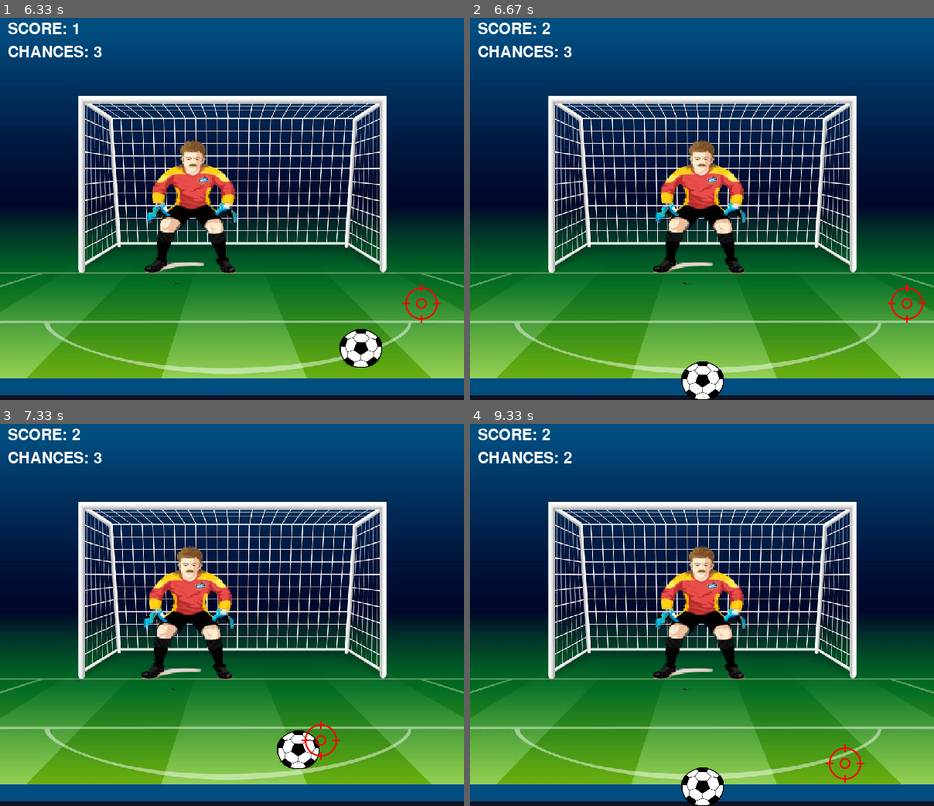
Above: before the commit, frames 1-4 (two rows, left to right).
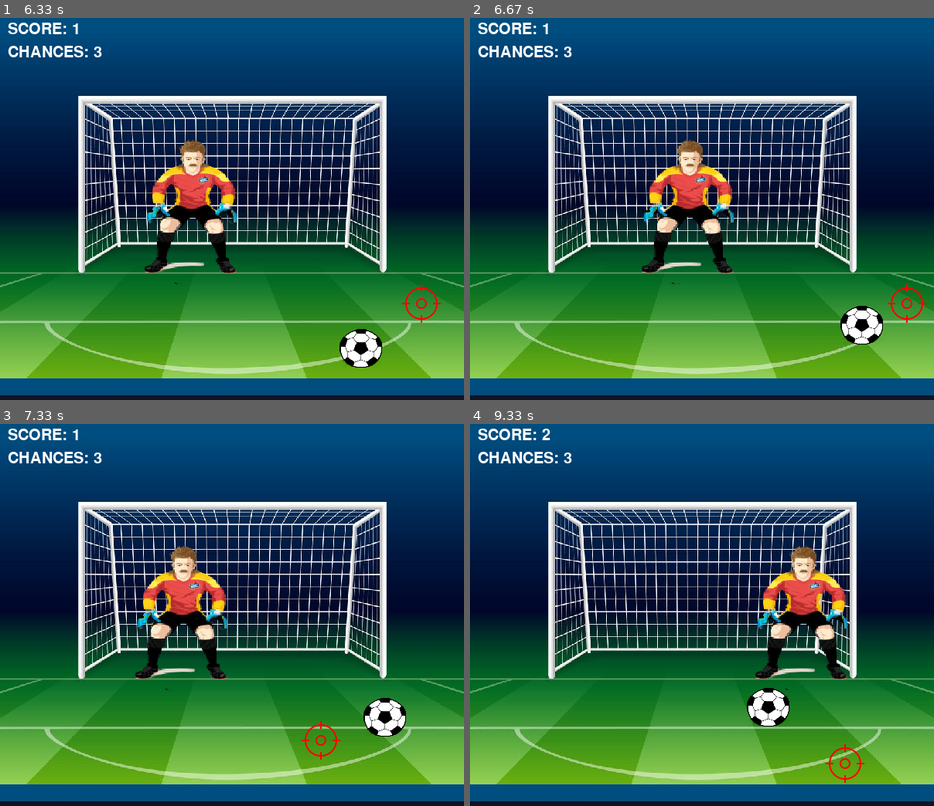
Above: after the commit, the same moments.

Repository: guijakutis/Projeto-pygame
Game: pygame game, started from jogo_de_penalti.py
The game is run twice, just before and just after one commit, with the same random seed, the same clock (stepped at 60 frames per second) and the same inputs.
Inputs:
- Up to frame 1 (6.33 s): tap Space at 0.33, 0.73, 1.03, 1.23, 1.57, 1.87, 2.07, 2.37, 2.63, 2.97, 3.27, 3.4, 3.8, 4.1, 4.47, 4.87, 5.17, 5.37, 5.67, 5.87, 6.2 s; hold Right 0.67-1.13 s; hold Up 1.17-1.47 s; hold Right 1.5-1.97 s; hold Left 2-2.53 s; hold Down 2.57-2.87 s; hold Left 2.9-3.3 s; hold Up 3.33-3.7 s; hold Right 3.73-4.37 s; hold Down 4.4-4.77 s; hold Left 4.8-5.27 s; hold Right 5.3-5.77 s; hold Up 5.8-6.1 s; hold Right from 6.13 s (still down)
- Up to frame 2 (6.67 s): tap Space at 6.5 s; release Right at 6.6 s; hold Left from 6.63 s (still down)
- Up to frame 3 (7.33 s): tap Space at 6.7, 7, 7.27 s; release Left at 7.17 s; hold Down from 7.2 s (still down)
- Up to frame 4 (9.33 s): release Down at 7.5 s; hold Left 7.53-7.93 s; tap Space at 7.6, 7.9, 8.03, 8.43, 8.73, 9.1 s; hold Up 7.97-8.33 s; hold Right 8.37-9 s; hold Down from 9.03 s (still down)

Frame 1 is identical in both runs. In frame 2, 5.7% of the frame differs, in the area x 15-89%, y 1-100%; in frame 3, 4.6%; in frame 4, 8.2%, in the area x 20-82%, y 7-100%.

Commit message:
quase pronto

Diff:
--- a/jogo_de_penalti.py
+++ b/jogo_de_penalti.py
@@ -92,6 +92,7 @@
         pygame.sprite.Sprite.__init__(self)
 
         self.image = img
+        self.mask = pygame.mask.from_surface(self.image)
         self.rect = self.image.get_rect()
         self.rect.centerx = gk_x
         self.rect.centery = gk_y
@@ -119,6 +120,7 @@
         pygame.sprite.Sprite.__init__(self)
 
         self.image = img
+        self.mask = pygame.mask.from_surface(self.image)
         self.rect = self.image.get_rect()
         self.rect.centerx = WIDTH / 2
         self.rect.bottom = HEIGHT - 10
@@ -206,13 +208,13 @@
     all_sprites.update()
 
     if state == PLAYING:
-        hits = pygame.sprite.spritecollide(gk, all_ball, True)
+        hits = pygame.sprite.spritecollide(gk, all_ball, True, pygame.sprite.collide_mask)
         if len(hits) > 0 or ball.rect.right == WIDTH or ball.rect.left == 0:
             ball.kill()
             lives -= 1
             hits *= 0
             state = MISSING
-        elif ball.rect.top == 130 or ball.rect.right == WIDTH - 86 or ball.rect.left == 70:
+        elif ball.rect.top == 130 and ball.rect.left >= 80:
             score += 1
             state = PLAYING
             gk.speedx = 0
@@ -225,7 +227,33 @@
             ball.rect.centery = HEIGHT - 20
             all_sprites.add(ball)
             all_ball.add(ball)
-        elif ball.rect.top == 130 or ball.rect.right == WIDTH - 95 or ball.rect.left == 80:
+        elif ball.rect.top == 130 and ball.rect.right <= WIDTH - 95:
+            score += 1
+            state = PLAYING
+            gk.speedx = 0
+            gk.speedy = 0
+            gk.rect.centerx = 280
+            gk.rect.centery = 255
+            ball.speedx = 0
+            ball.speedy = 0
+            ball.rect.centerx = WIDTH / 2
+            ball.rect.centery = HEIGHT - 20
+            all_sprites.add(ball)
+            all_ball.add(ball)
+        elif ball.rect.top >= 130 and ball.rect.right == WIDTH - 95:
+            score += 1
+            state = PLAYING
+            gk.speedx = 0
+            gk.speedy = 0
+            gk.rect.centerx = 280
+            gk.rect.centery = 255
+            ball.speedx = 0
+            ball.speedy = 0
+            ball.rect.centerx = WIDTH / 2
+            ball.rect.centery = HEIGHT - 20
+            all_sprites.add(ball)
+            all_ball.add(ball)
+        elif ball.rect.top >= 130 and ball.rect.left == 80:
             score += 1
             state = PLAYING
             gk.speedx = 0
